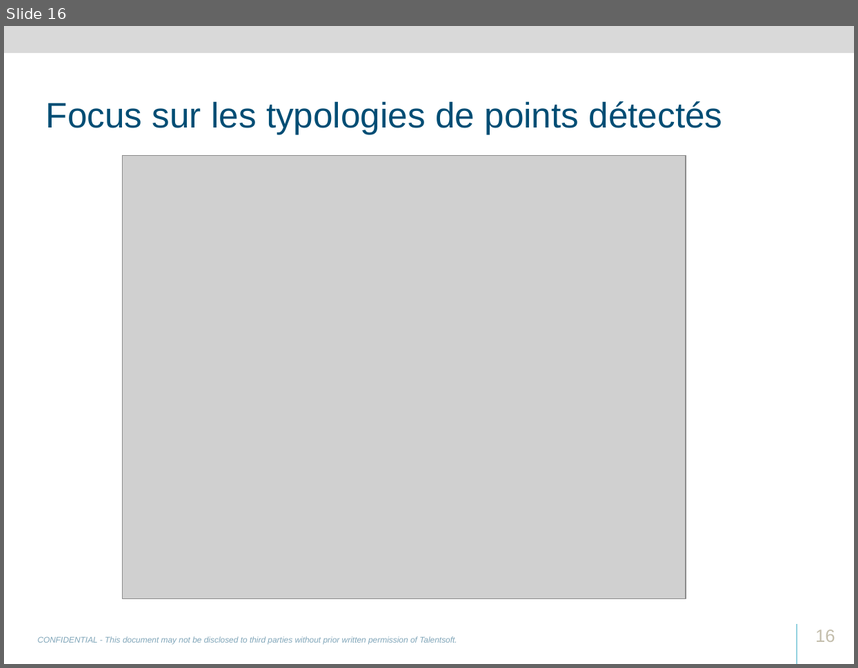
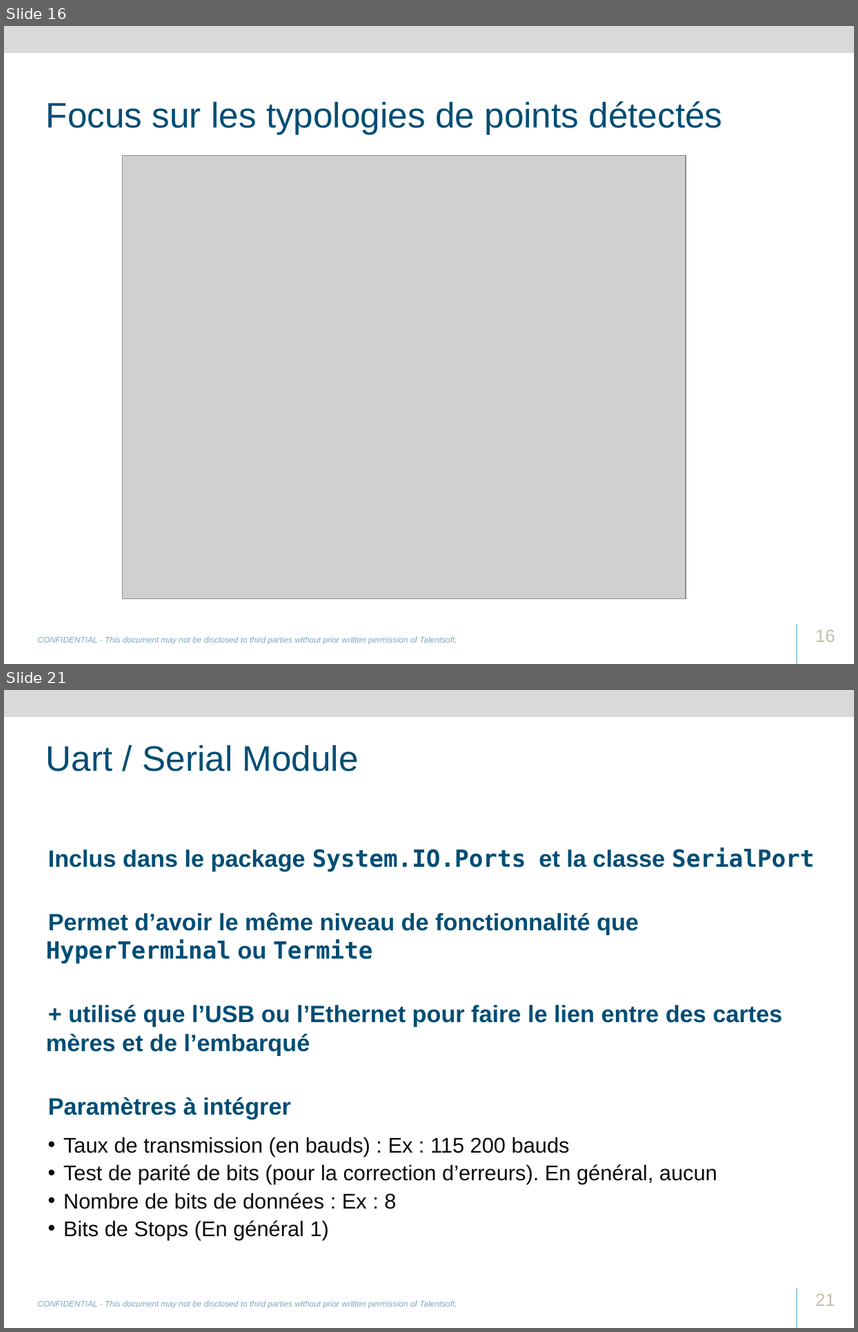
Before and after one commit to svanacker/cen-info-kinect, a slide deck: Talentsoft-RD-Academy-Kinect.pptx. Shown one above the other, each under a label of ours: slide 16 before the commit, slides 16 and 21 after it; the slides between them are not shown. The pictures are 858x668 and 858x1332 pixels, drawn with LibreOffice and Linux fonts; fonts in the diff are those of the drawing; grey boxes stand for pictures; background and template pictures are left out. Boxes give left, top, right and bottom in pixels: in the first picture for what was removed or moved away, otherwise in the second. Text is boxed around its words. In the diff, an @@ line names an element or a change of style, - is before the commit and + after.

```diff
--- a/Talentsoft-RD-Academy-Kinect.pptx
+++ b/Talentsoft-RD-Academy-Kinect.pptx
@@ slide 21 added at [4,690,854,1328], background #FFFFFF; not listed: 3 template elements that a slide beside it also shows @@
@@ title added at [46,745,359,771], 30 pt, text #004D74 @@
+Uart / Serial Module
@@ text added at [46,847,814,1240], 20 pt, text #004D74, bold @@
+• Inclus dans le package System.IO.Ports et la classe SerialPort
+• Permet d’avoir le même niveau de fonctionnalité que HyperTerminal ou Termite
+• + utilisé que l’USB ou l’Ethernet pour faire le lien entre des cartes mères et de l’embarqué
+• Paramètres à intégrer
+  • Taux de transmission (en bauds) : Ex : 115 200 bauds
+  • Test de parité de bits (pour la correction d’erreurs). En général, aucun
+  • Nombre de bits de données : Ex : 8
+  • Bits de Stops (En général 1)
@@ page number added at [815,1293,835,1305], 15 pt, text #C3BDAB @@
+21
```
Also in this commit, not shown: 4 slides changed, 8 other slides added, 2 slides removed, 4 other files.
